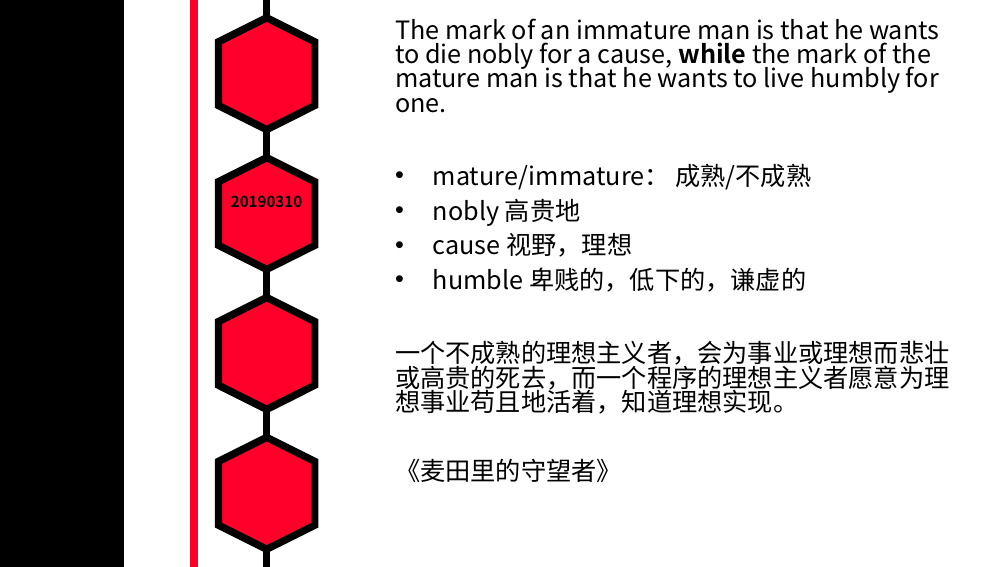
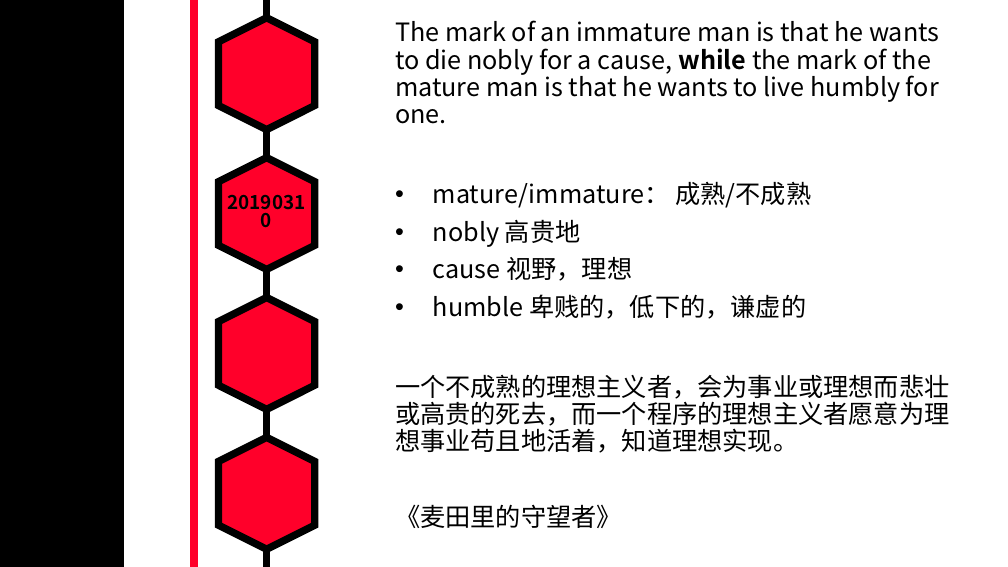
Before and after one commit to MarkShen1992/PPT-template, a slide deck: slide 4 of morning reading/iridescent english sentenses.pptx. Drawn at 1008x567 pixels with LibreOffice and Linux fonts; fonts in the diff are those of the drawing. Boxes give left, top, right and bottom in pixels: in the first picture for what was removed or moved away, otherwise in the second. Text is boxed around its words. In the diff, an @@ line names an element or a change of style, - is before the commit and + after.

```diff
--- a/morning reading/iridescent english sentenses.pptx
+++ b/morning reading/iridescent english sentenses.pptx
@@ text "The mark of an immature ..." at bbox=[395, 20, 949, 528]: line spacing 0.8 to 0.9 @@
@@ text "20190310" at bbox=[219, 191, 315, 236]: size 14.4 to 18 pt; line spacing 0.9 to 0.8 @@
```
Also in this commit, not shown: 18 other slides changed, 4 slides added.
